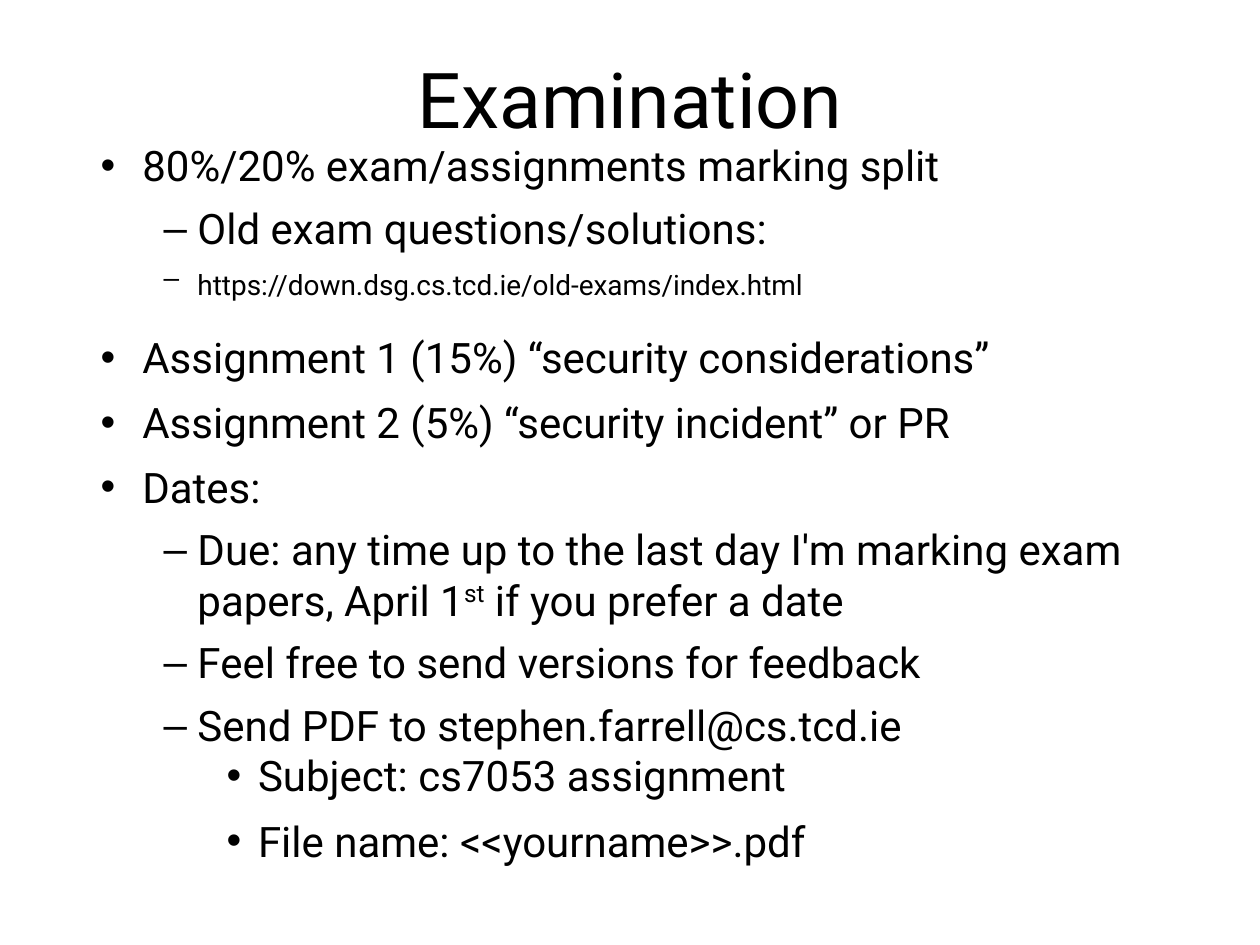
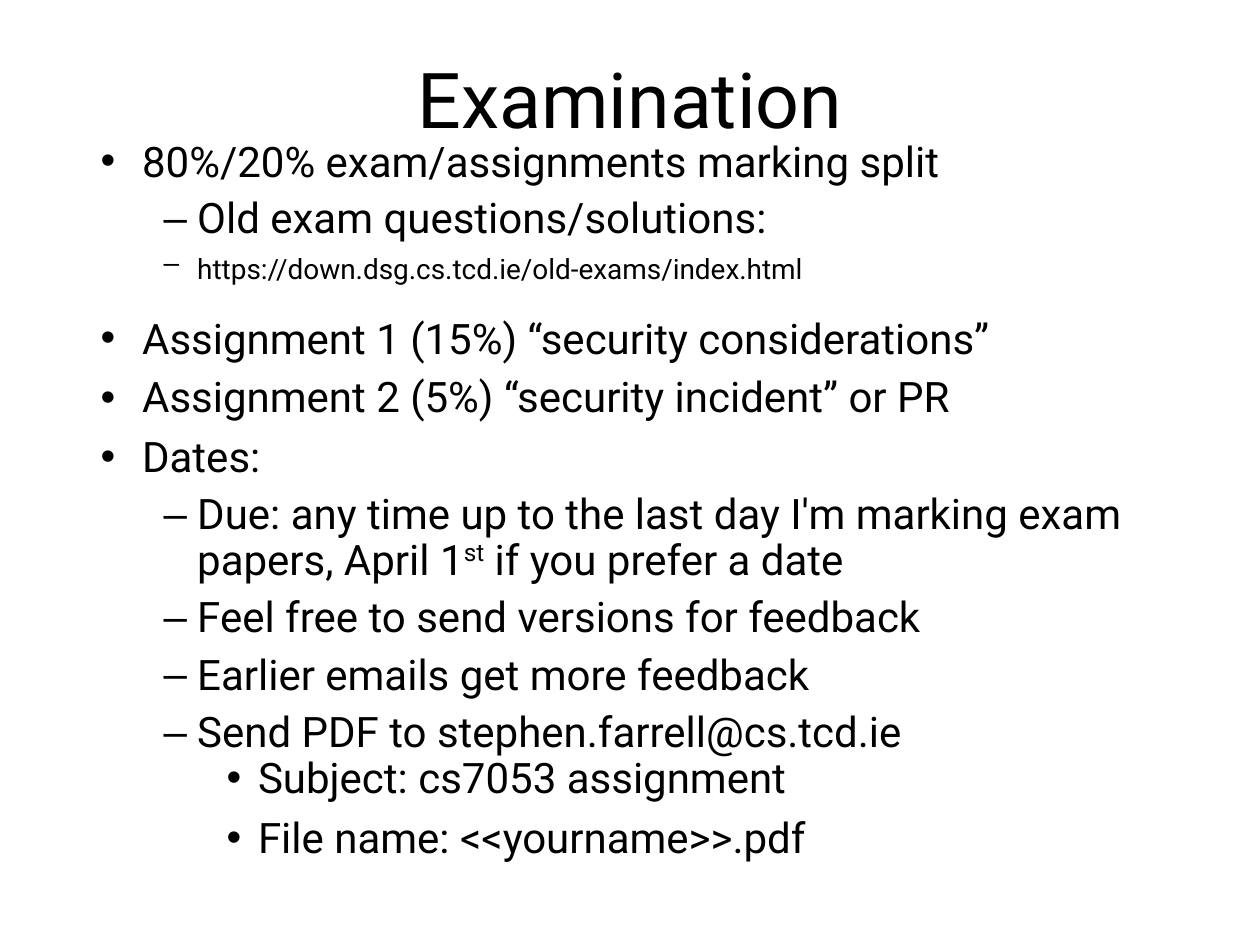
Before and after one commit to sftcd/cs7053, a slide deck: slide 3 of 2016lectures/01-intro.ppt. Drawn at 1260x945 pixels with LibreOffice and Linux fonts; fonts in the diff are those of the drawing. Boxes give left, top, right and bottom in pixels: in the first picture for what was removed or moved away, otherwise in the second. Text is boxed around its words. In the diff, an @@ line names an element or a change of style, - is before the commit and + after.

```diff
--- a/2016lectures/01-intro.ppt
+++ b/2016lectures/01-intro.ppt
@@ text at <box>142,145,1121,862</box>: line spacing 0.9 to 0.8; line spacing 1 to 0.9 @@
@@ text at <box>197,658,809,699</box>: paragraph added @@
+  – Earlier emails get more feedback
```
Also in this commit, not shown: 7 other slides changed, 2 slides added, 9 other files.
